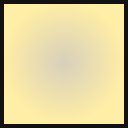
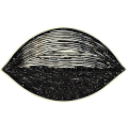
Layer changes from the first 128×128 image to the second:
added layer "OFFLINE" above "ONLINE" over (x1=0, y1=26, x2=128, y2=103)
hid "FRAME" over (x1=0, y1=0, x2=128, y2=128)
renamed "BACKGROUND copy #1" to "CURRENT", hid it over (x1=0, y1=0, x2=128, y2=128)
